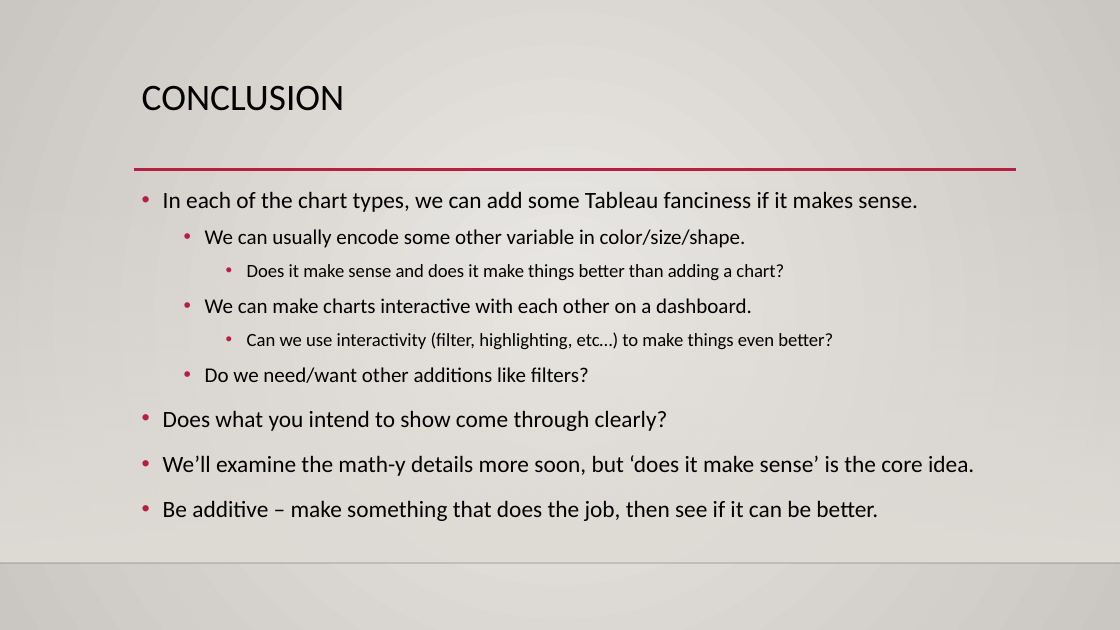
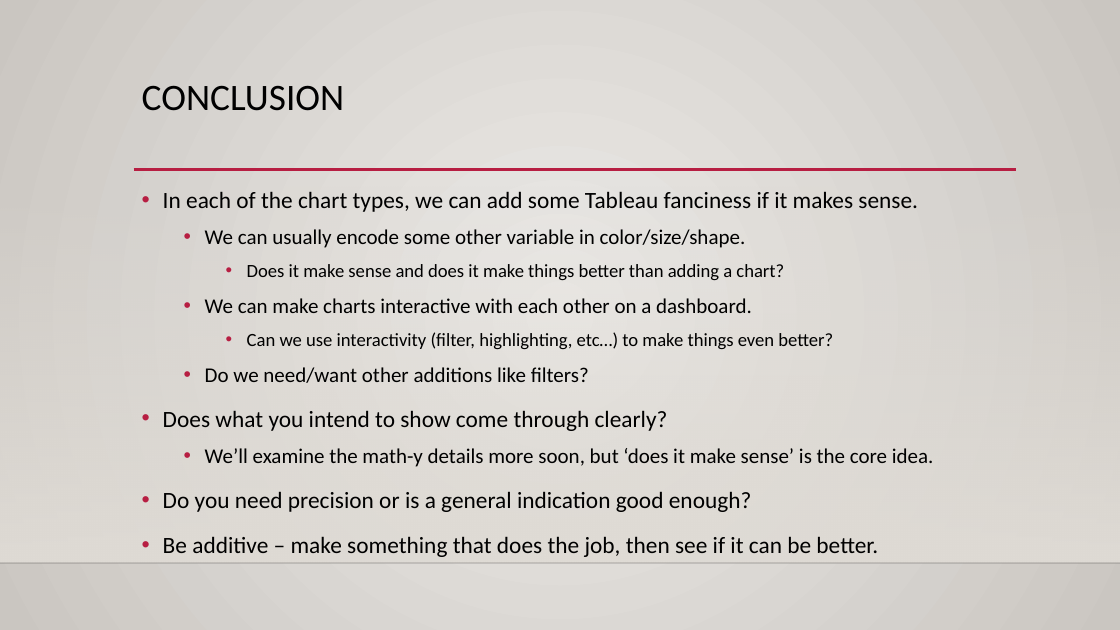
Before and after one commit to AkeemSemper/ml_datasets, a slide deck: slide 36 of slides/chapter_5.pptx (slide 32 before the commit). Drawn at 1120x630 pixels with LibreOffice and Linux fonts; fonts in the diff are those of the drawing; background and template pictures are left out. Boxes give left, top, right and bottom in pixels: in the first picture for what was removed or moved away, otherwise in the second. Text is boxed around its words. In the diff, an @@ line names an element or a change of style, - is before the commit and + after.

Commit message:
up

```diff
--- a/slides/chapter_5.pptx
+++ b/slides/chapter_5.pptx
@@ text at [205, 448, 934, 467]: size 20 to 18 pt in "We’ll examine the math-y details more soon, ..."; list level 1 to 2 in "We’ll examine the math-y details ..." @@
@@ text at [163, 491, 752, 512]: paragraph added @@
+• Do you need precision or is a general indication good enough?
```
Also in this commit, not shown: 2 other slides changed, 4 slides added.
